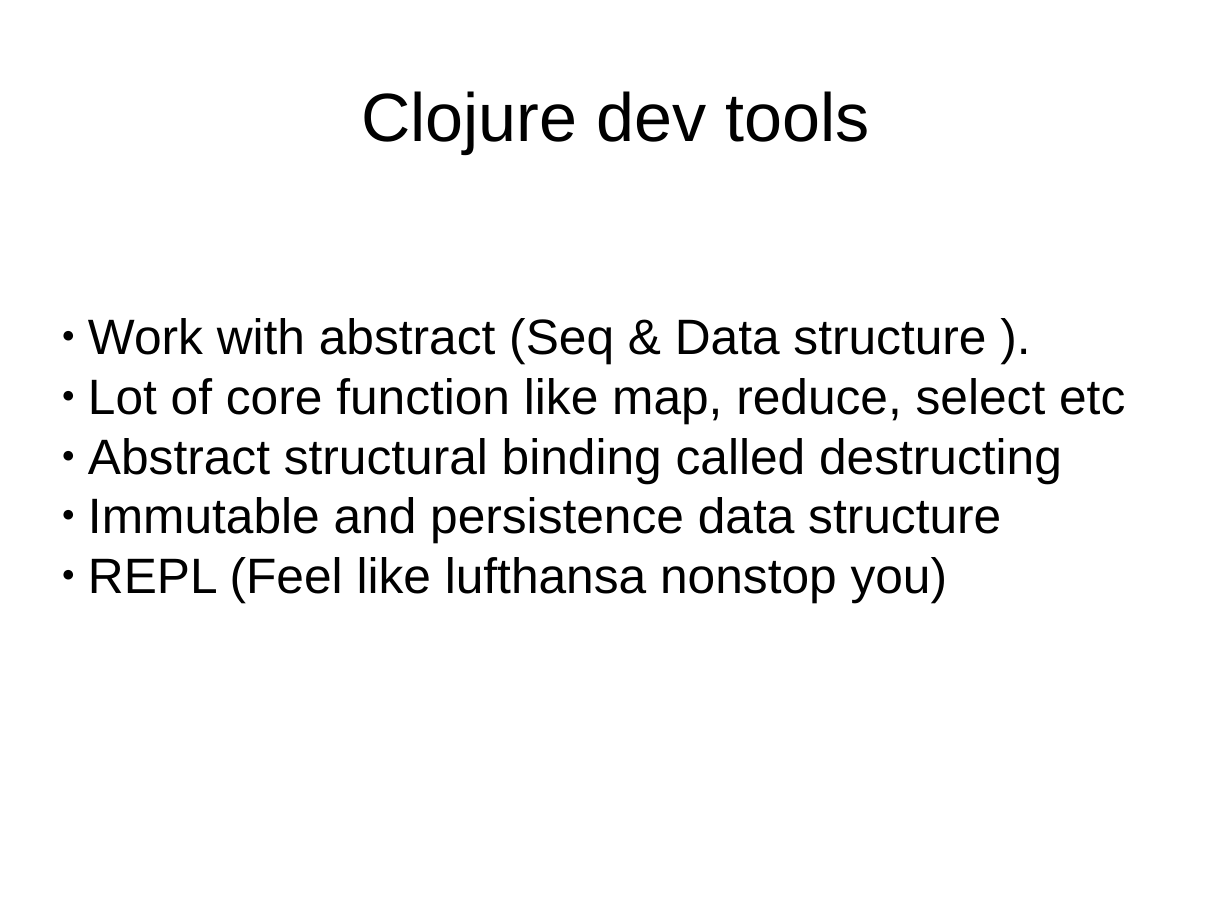
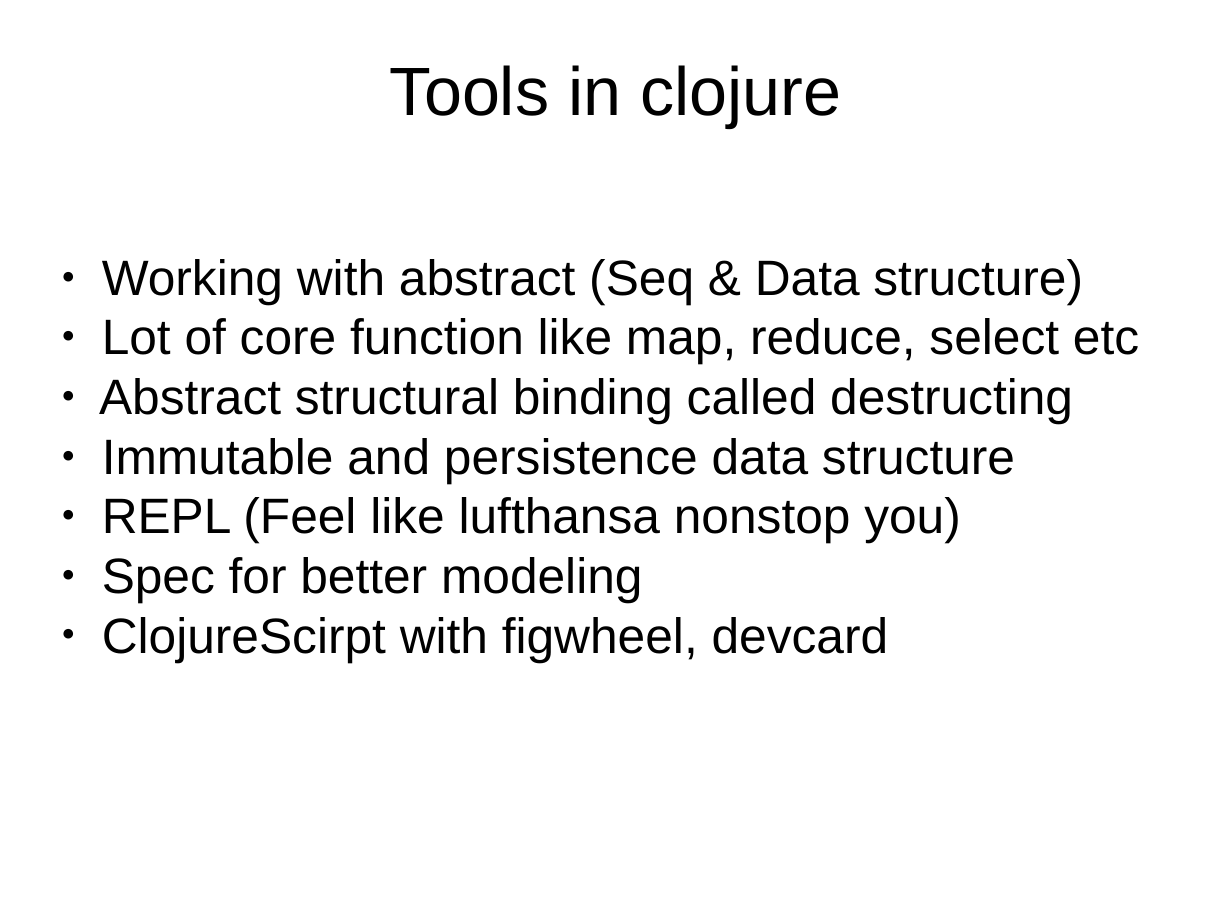
Before and after one commit to Mamun/prac, a slide deck: slide 11 of slide.odp (slide 10 before the commit). Drawn at 1232x924 pixels with LibreOffice and Linux fonts; fonts in the diff are those of the drawing; background and template pictures are left out. Boxes give left, top, right and bottom in pixels: in the first picture for what was removed or moved away, otherwise in the second. Text is boxed around its words. In the diff, an @@ line names an element or a change of style, - is before the commit and + after.

```diff
--- a/slide.odp
+++ b/slide.odp
@@ title at box(390, 65, 841, 128): text changed @@
-Clojure dev tools
+Tools in clojure
@@ subtitle at box(102, 259, 1083, 304): text changed @@
-● Work with abstract (Seq & Data structure ).
+● Working with abstract (Seq & Data structure)
@@ subtitle at box(99, 318, 1139, 543): indent changed @@
@@ subtitle at box(102, 557, 889, 662): paragraphs added @@
+● Spec for better modeling
+● ClojureScirpt with figwheel, devcard
```
Also in this commit, not shown: 7 other slides changed, 5 slides added, 3 slides removed, 1 other file.
